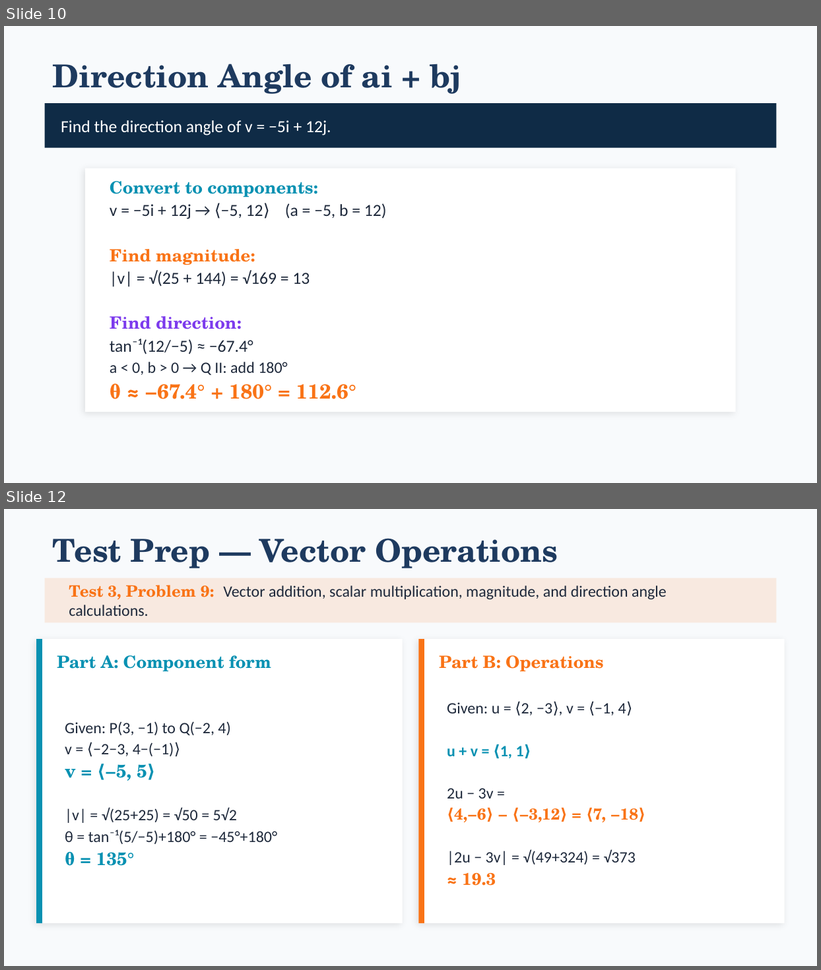
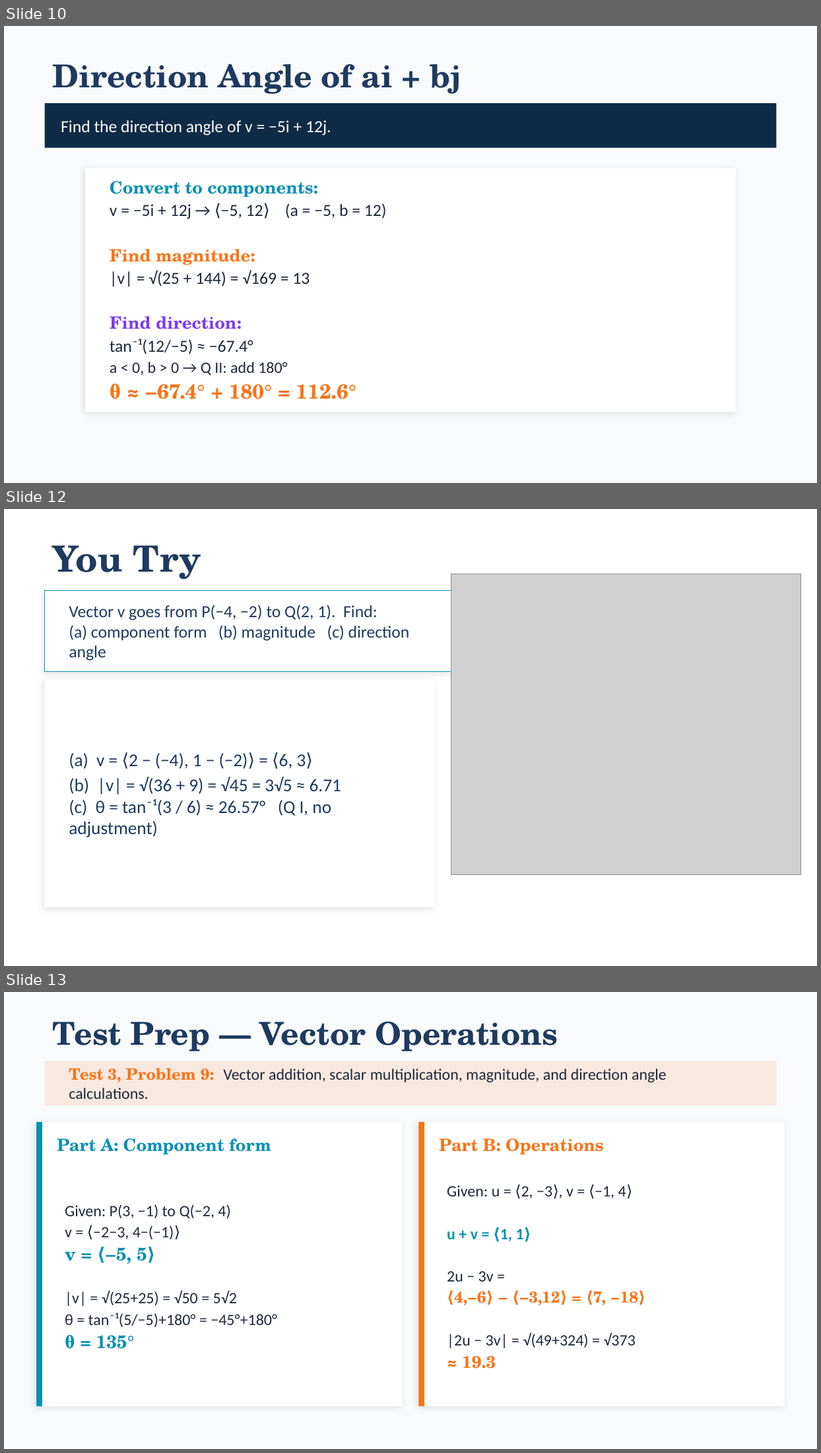
Before and after one commit to andrewhvolk/andrewhvolk.github.io, a slide deck: slides/Math130Unit3D.pptx. Shown one above the other, each under a label of ours: slides 10 and 12 before the commit, slides 10, 12 and 13 after it; the slides between them are not shown. The pictures are 821x970 and 821x1453 pixels, drawn with LibreOffice and Linux fonts; fonts in the diff are those of the drawing; grey boxes stand for pictures. Boxes give left, top, right and bottom in pixels: in the first picture for what was removed or moved away, otherwise in the second. Text is boxed around its words. In the diff, an @@ line names an element or a change of style, - is before the commit and + after.

```diff
--- a/slides/Math130Unit3D.pptx
+++ b/slides/Math130Unit3D.pptx
@@ slide 12 added at (x1=4, y1=509, x2=817, y2=966), background #FFFFFF @@
@@ text added at (x1=53, y1=545, x2=201, y2=580), 32 pt, text #1E3A5F, bold @@
+You Try
@@ picture added at (x1=451, y1=574, x2=801, y2=875) @@
@@ rectangle added at (x1=45, y1=590, x2=451, y2=671), fill #FFFFFF, outline #0891B2 0.75 pt @@
@@ text added at (x1=69, y1=605, x2=410, y2=661), 15 pt, text #1E3A5F @@
+Vector v goes from P(−4, −2) to Q(2, 1). Find:
+(a) component form (b) magnitude (c) direction angle
@@ rectangle added at (x1=45, y1=680, x2=435, y2=908), fill #FFFFFF @@
@@ text added at (x1=69, y1=753, x2=341, y2=838), 16 pt, text #1E3A5F @@
+(a) v = ⟨2 − (−4), 1 − (−2)⟩ = ⟨6, 3⟩
+(b) |v| = √(36 + 9) = √45 = 3√5 ≈ 6.71
+(c) θ = tan⁻¹(3 / 6) ≈ 26.57° (Q I, no adjustment)
@@ what was slide 12 is now slide 13 @@
```
Also in this commit, not shown: 4 slides changed, 1 other slide added, 1 slide removed, 4 other files.
